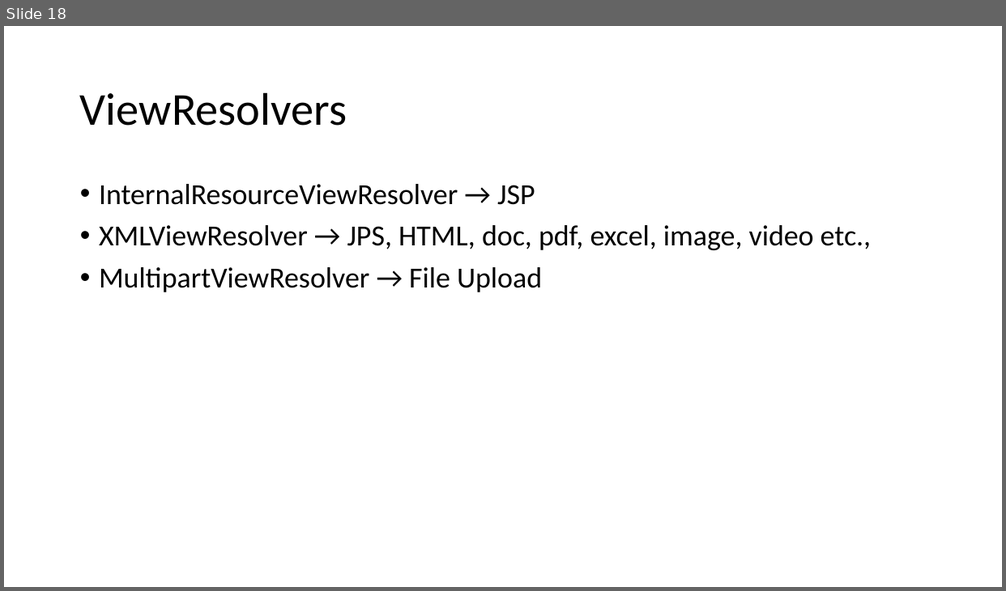
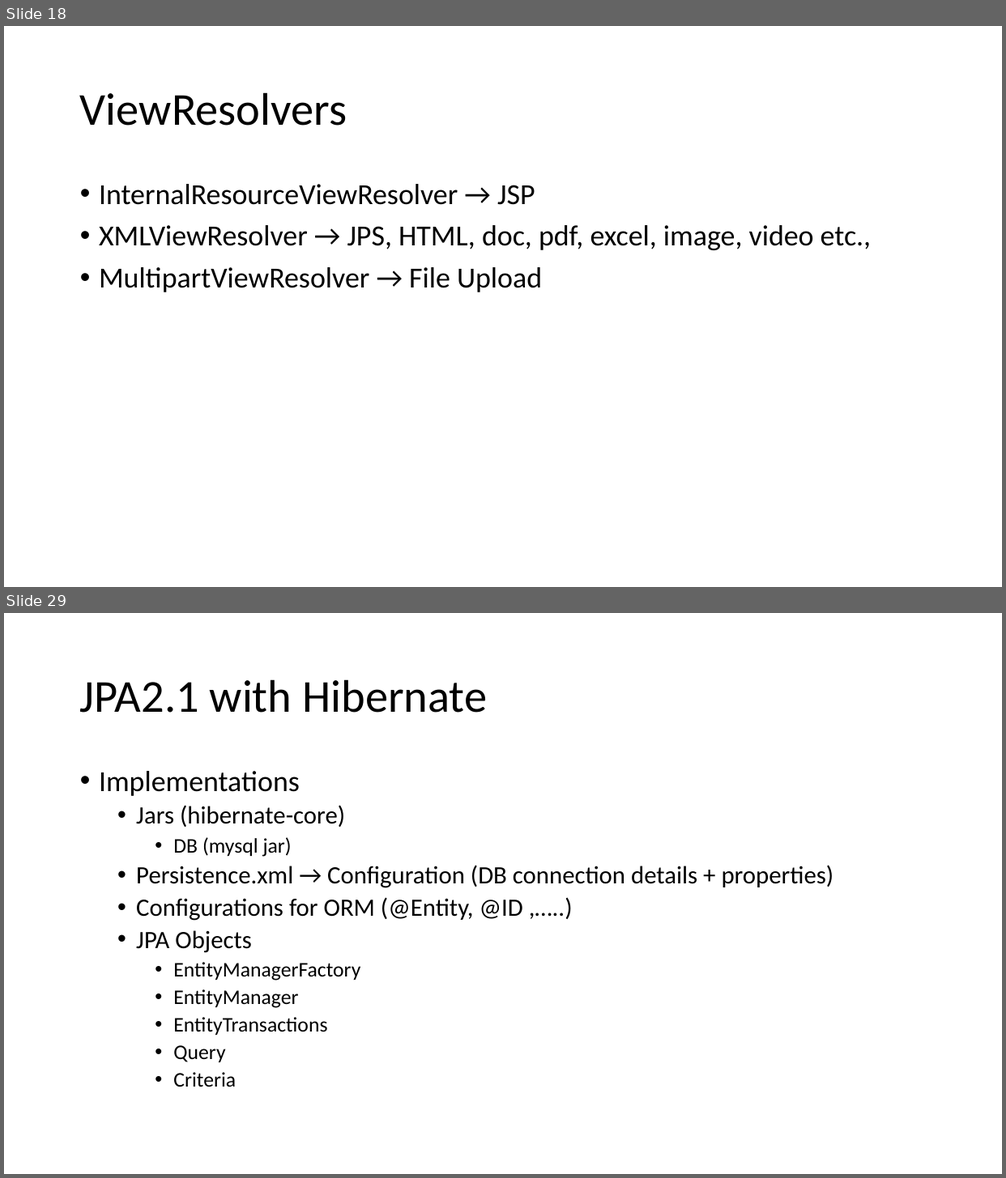
Before and after one commit to sharmilasimhadri/pod_trg, a slide deck: notes.pptx. Shown one above the other, each under a label of ours: slide 18 before the commit, slides 18 and 29 after it; the slides between them are not shown. The pictures are 1006x591 and 1006x1178 pixels, drawn with LibreOffice and Linux fonts; fonts in the diff are those of the drawing. Boxes give left, top, right and bottom in pixels: in the first picture for what was removed or moved away, otherwise in the second. Text is boxed around its words. In the diff, an @@ line names an element or a change of style, - is before the commit and + after.

```diff
--- a/notes.pptx
+++ b/notes.pptx
@@ slide 29 added at [4, 613, 1002, 1174], background #FFFFFF @@
@@ title added at [80, 679, 487, 713], 44 pt, text #000000 @@
+JPA2.1 with Hibernate
@@ text added at [99, 771, 834, 1087], 24 pt, text #000000 @@
+• Implementations
+  • Jars (hibernate-core)
+    • DB (mysql jar)
+  • Persistence.xml → Configuration (DB connection details + properties)
+  • Configurations for ORM (@Entity, @ID ,…..)
+  • JPA Objects
+    • EntityManagerFactory
+    • EntityManager
+    • EntityTransactions
+    • Query
+    • Criteria
```
Also in this commit, not shown: 2 slides changed, 13 other slides added, 1 other file.
